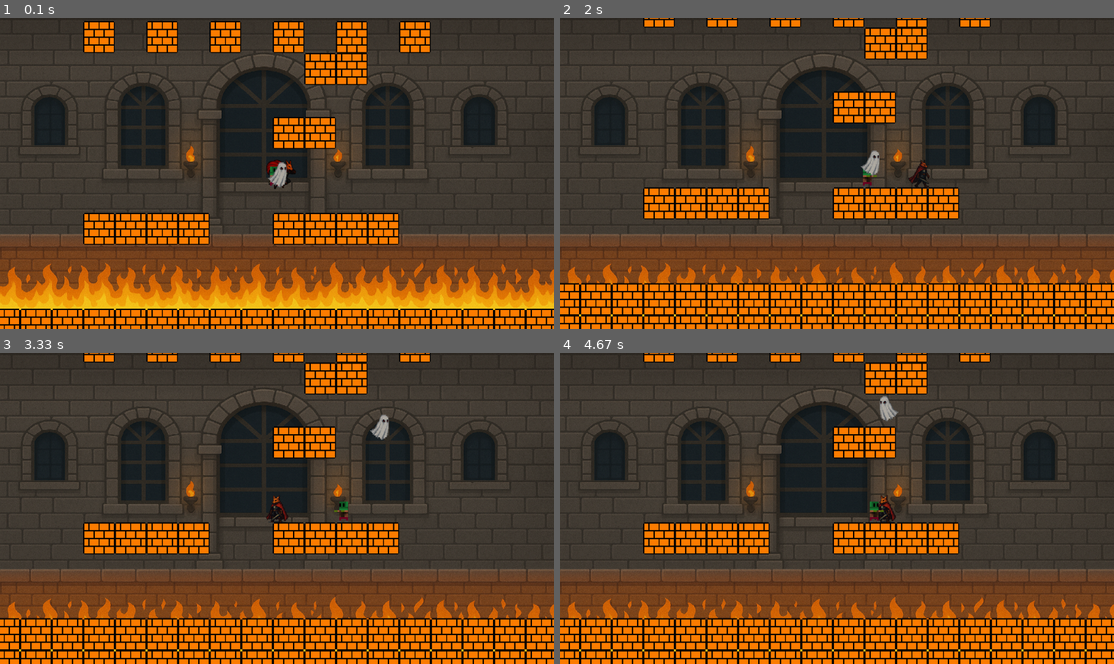
Above: before the commit, frames 1-4 (two rows, left to right).
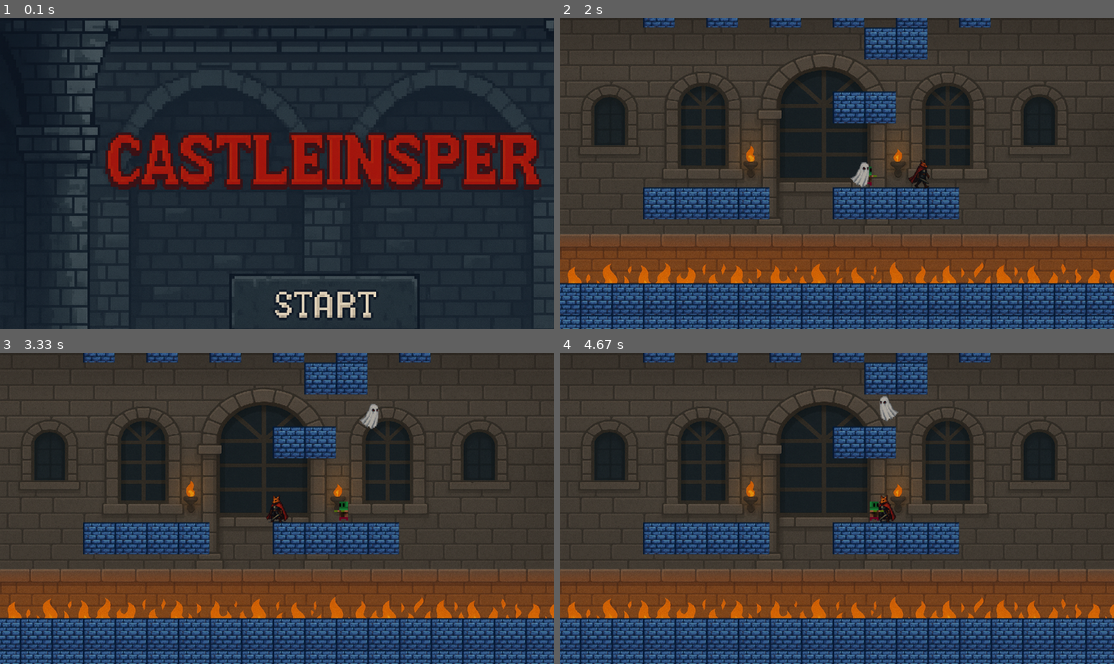
Above: after the commit, the same moments.

Repository: Victor-LP/pygame
Game: pygame game, started from CastleInsper.py
The game is run twice, just before and just after one commit, with the same random seed, the same clock (stepped at 60 frames per second) and the same inputs.
Inputs:
- Up to frame 1 (0.1 s): no input
- Up to frame 2 (2 s): tap Enter at 0.33 s; tap Space at 0.67 s; hold D 1-1.47 s; hold W 1.5-1.8 s; hold D from 1.83 s (still down)
- Up to frame 3 (3.33 s): release D at 2.3 s; hold A 2.33-2.87 s; hold A 2.9-3.3 s
- Up to frame 4 (4.67 s): hold W 3.33-3.7 s; hold D 3.73-4.37 s; hold A from 4.4 s (still down)

The runs differ from the first frame. In frame 1, 87% of the frame differs, in the area x 0-100%, y 0-100%; in frame 2, 23%; in frame 3, 23%; in frame 4, 23%.

Commit message:
bloco azul e tela inicial

Diff:
--- a/CastleInsper.py
+++ b/CastleInsper.py
@@ -1,14 +1,20 @@
 import pygame
-from config import window
+from config import window, INIT, QUIT, GAME
 from game import game_screen
+from init import init_screen
 def main():
     #Função principal do jogo
     pygame.init()
     pygame.mixer.init()
     pygame.display.set_caption('Castle Insper')
-
-    game_screen(window)
+    state = INIT
+    while state != QUIT:
+        if state == INIT:
+            state = init_screen(window)
+        elif state == GAME:
+            state = game_screen(window)
+        else:
+            state = QUIT
     pygame.quit()
 
-if __name__ == '__main__':
-    main()
+main()
--- a/assets.py
+++ b/assets.py
@@ -60,7 +60,7 @@
     assets[ATTACK_IMG] = pygame.transform.scale_by(assets[ATTACK_IMG], ATTACK_SCALE)
 
     # Blocos e cenário
-    assets[BLOCK_IMG] = pygame.image.load(os.path.join(IMG_DIR, 'blocoteste.png')).convert_alpha()
+    assets[BLOCK_IMG] = pygame.image.load(os.path.join(IMG_DIR, 'block.png')).convert_alpha()
     assets[BLOCK_IMG] = pygame.transform.scale(assets[BLOCK_IMG], (BLOCK_WIDTH, BLOCK_HEIGHT))
 
     assets[BACKGROUND_IMG] = pygame.image.load(os.path.join(IMG_DIR, 'background.png')).convert_alpha()
--- /dev/null
+++ b/init.py
@@ -0,0 +1,23 @@
+import pygame
+from config import IMG_DIR, BLACK, FPS, GAME, QUIT
+from os import path
+def init_screen(window):
+    clock = pygame.time.Clock()
+    background = pygame.image.load(path.join(IMG_DIR,'tela_inicial.png')).convert()
+    background_rect = background.get_rect()
+    running = True
+    while running:
+        clock.tick(FPS)
+        for event in pygame.event.get():
+            if event.type == pygame.KEYDOWN:
+                if event.key == pygame.K_ESCAPE:
+                    state = QUIT
+                    running = False
+                else:
+                    state = GAME
+                    running = False
+
+        window.fill(BLACK)
+        window.blit(background, background_rect)
+        pygame.display.flip()
+    return state
Binary file added: assets/img/block.png
Not shown, added: assets/img/referencia.zip
